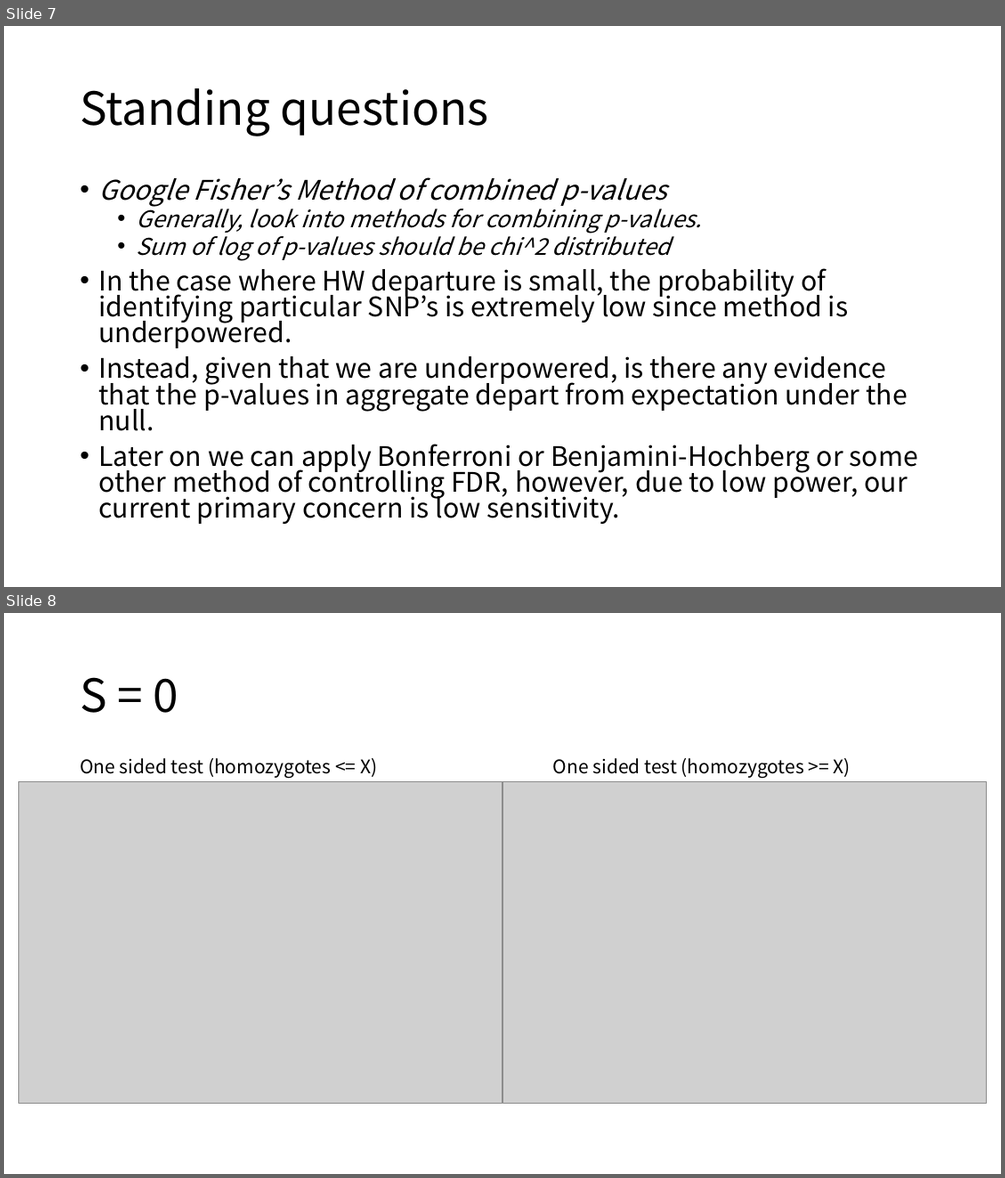
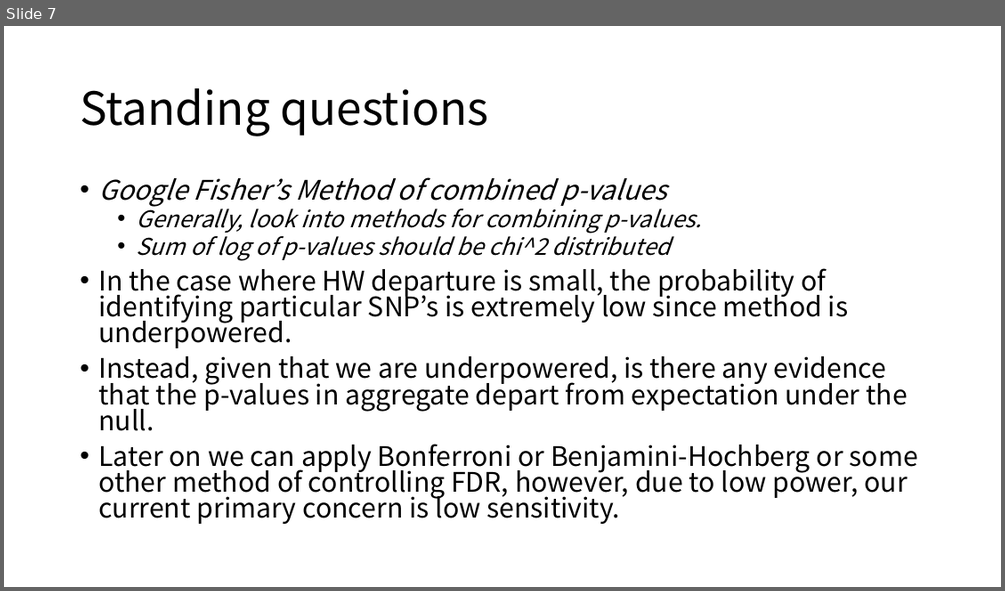
Before and after one commit to jon-mah/RDM_HW, a slide deck: Summary/20201202_RDM_HW_rotation_update.pptx. Shown one above the other, each under a label of ours: slides 7 and 8 before the commit, slide 7 after it. The pictures are 1005x1178 and 1005x591 pixels, drawn with LibreOffice and Linux fonts; fonts in the diff are those of the drawing; grey boxes stand for pictures. Boxes give left, top, right and bottom in pixels: in the first picture for what was removed or moved away, otherwise in the second. Text is boxed around its words. In the diff, an @@ line names an element or a change of style, - is before the commit and + after.

```diff
--- a/Summary/20201202_RDM_HW_rotation_update.pptx
+++ b/Summary/20201202_RDM_HW_rotation_update.pptx
@@ slide 8 removed at box(4, 613, 1001, 1174), background #FFFFFF @@
@@ title removed at box(80, 677, 178, 713) @@
-S = 0
@@ text removed at box(80, 758, 377, 778) @@
-One sided test (homozygotes <= X)
@@ text removed at box(553, 758, 850, 778) @@
-One sided test (homozygotes >= X)
@@ picture removed at box(18, 781, 502, 1103) @@
@@ picture removed at box(502, 781, 987, 1103) @@
```
Also in this commit, not shown: 1 slide changed, 10 other slides removed, 19 other files.
